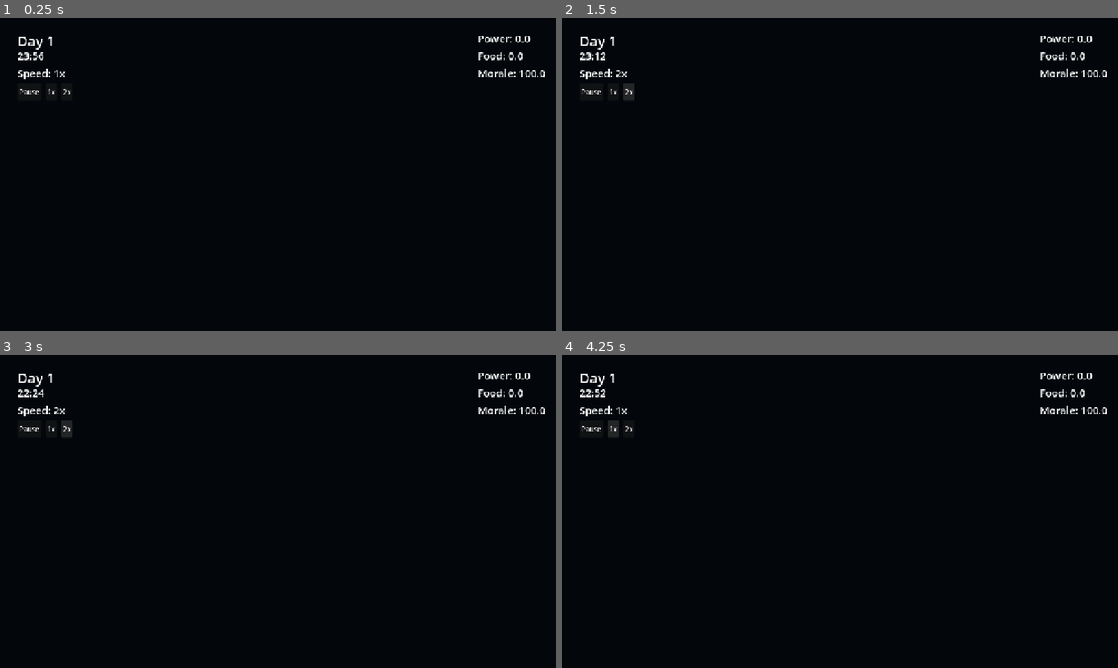
Above: before the commit, frames 1-4 (two rows, left to right).
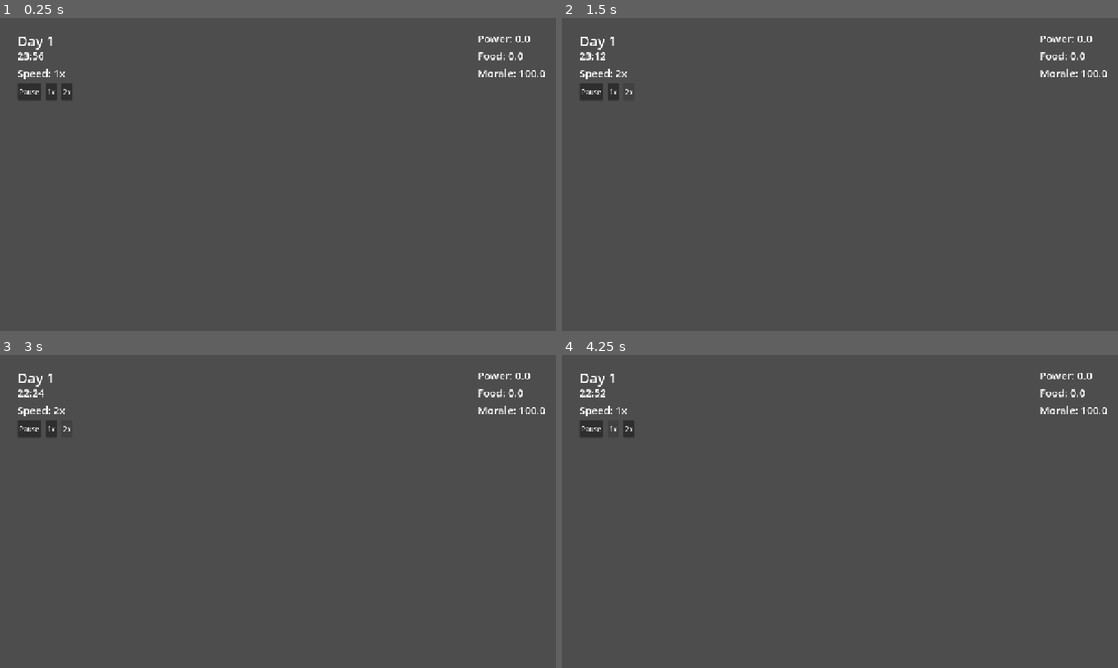
Above: after the commit, the same moments.

Repository: MLinh2407/godot-survival-city-builder-game
Game: Godot game, scene res://scenes/main/Main.tscn
Two runs of this game, one before a commit and one after it. Both use one fixed random seed, a clock stepped at 60 frames per second and the inputs below.
Inputs:
- Up to frame 1 (0.25 s): no input
- Up to frame 2 (1.5 s): click "1x" at 0.5 s; click "2x" at 1.25 s
- Up to frame 3 (3 s): click "1x" at 2 s; click "2x" at 2.75 s
- Up to frame 4 (4.25 s): click "1x" at 3.5 s

The runs differ from the first frame. In frame 1, 100% of the frame differs, in the area x 0-100%, y 0-100%; in frame 2, 100%; in frame 3, 100%; in frame 4, 100%.

Commit message:
adjust building placement visibility

Diff:
--- a/scenes/main/Main.tscn
+++ b/scenes/main/Main.tscn
@@ -1,18 +1,26 @@
 [gd_scene format=3 uid="uid://dwigg7nrf6ckh"]
 
-[ext_resource type="Script" path="res://scenes/main/Main.gd" id="1_main_script"]
+[ext_resource type="Script" uid="uid://upu576bjkb0f" path="res://scenes/main/Main.gd" id="1_main_script"]
+[ext_resource type="Script" uid="uid://dc3hf5c0bot5l" path="res://scripts/managers/GridManager.gd" id="1_u1xfj"]
+[ext_resource type="PackedScene" uid="uid://dfs0g1ipnq75c" path="res://scenes/buildings/CoalGenerator.tscn" id="2_dc040"]
 [ext_resource type="Script" uid="uid://ck8dk35m1e26f" path="res://scripts/ui/UI_Button.gd" id="2_nha0i"]
-[ext_resource type="Script" path="res://scripts/managers/GridManager.gd" id="1_u1xfj"]
-[ext_resource type="PackedScene" uid="uid://dfs0g1ipnq75c" path="res://scenes/buildings/CoalGenerator.tscn" id="2_dc040"]
-[ext_resource type="Texture2D" uid="uid://iejjxic1l3mr" path="res://assets/environment/floor_tile.png" id="5_floor_tile"]
 [ext_resource type="PackedScene" uid="uid://becv6gbklxpt5" path="res://scenes/buildings/HydroponicBay.tscn" id="3_1rhdn"]
 [ext_resource type="PackedScene" uid="uid://c4ttffvcgfdw" path="res://scenes/buildings/ShelterBlock.tscn" id="4_sjxhf"]
+[ext_resource type="Texture2D" uid="uid://iejjxic1l3mr" path="res://assets/environment/floor_tile.png" id="5_floor_tile"]
 [ext_resource type="Script" uid="uid://ccfrj1sg68ekk" path="res://scripts/systems/BuildingSystem.gd" id="6_1rhdn"]
 
 [sub_resource type="CanvasItemMaterial" id="CanvasItemMaterial_vyk5b"]
 blend_mode = 3
 
+[sub_resource type="TileSetAtlasSource" id="TileSetAtlasSource_ko0rf"]
+texture = ExtResource("5_floor_tile")
+texture_region_size = Vector2i(64, 64)
+0:0/0 = 0
+
 [sub_resource type="TileSet" id="TileSet_dc040"]
+tile_shape = 1
+tile_size = Vector2i(64, 64)
+sources/0 = SubResource("TileSetAtlasSource_ko0rf")
 
 [node name="Main" type="Node" unique_id=1028254611]
 script = ExtResource("1_main_script")
@@ -98,10 +106,11 @@
 layer = 5
 
 [node name="ColorRect" type="ColorRect" parent="ColorGrade" unique_id=972504048]
+visible = false
 material = SubResource("CanvasItemMaterial_vyk5b")
 offset_right = 1920.0
 offset_bottom = 1080.0
-color = Color(0.039215688, 0.09411765, 0.15686275, 1)
+color = Color(0.03876, 0.09320182, 0.15594886, 1)
 
 [node name="GameWorld" type="Node2D" parent="." unique_id=1890764090]
 
@@ -131,6 +140,7 @@
 y_sort_enabled = true
 
 [node name="Camera2D" type="Camera2D" parent="GameWorld" unique_id=1586411989]
+zoom = Vector2(2, 2)
 
 [node name="Events" type="Node" parent="." unique_id=1501814951]
 
